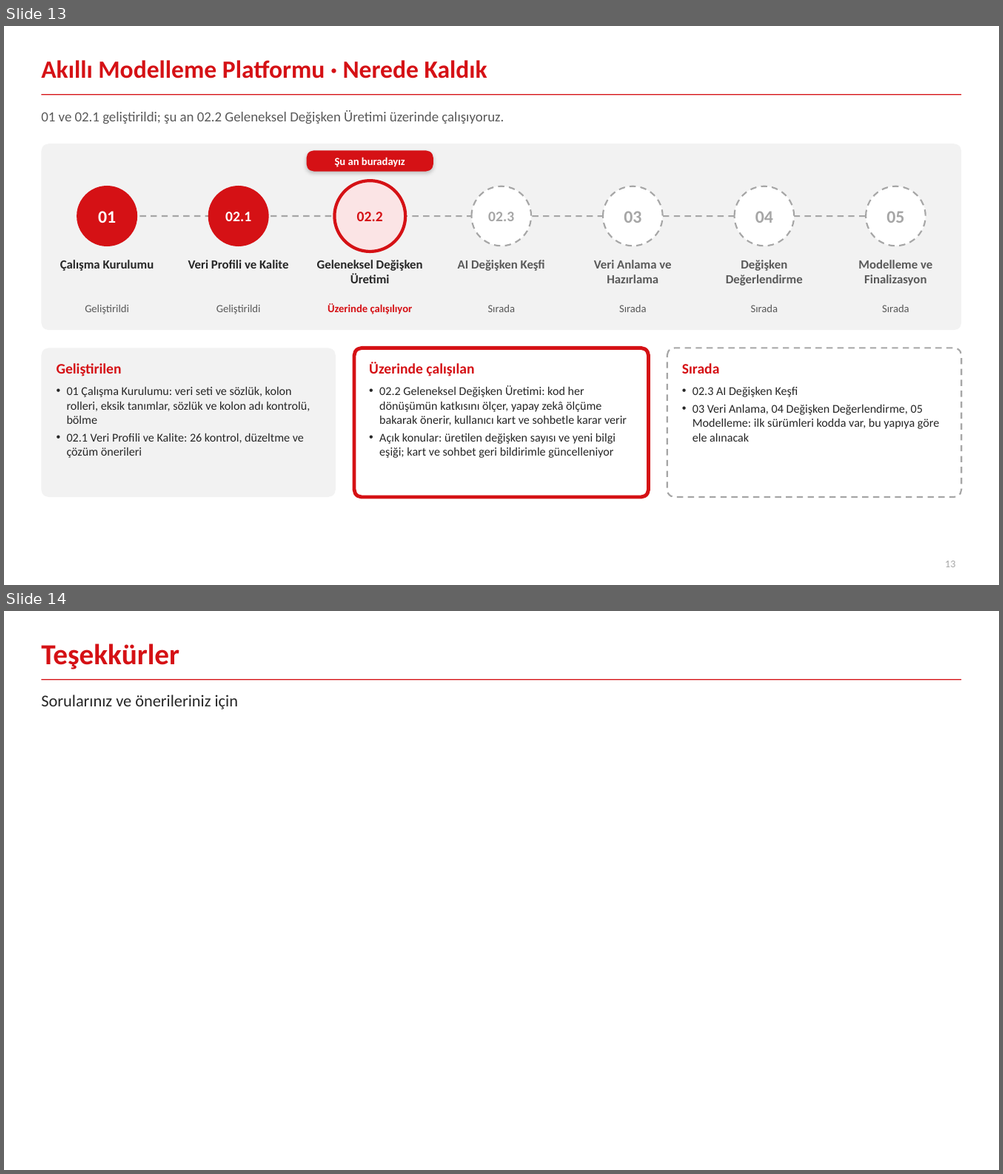
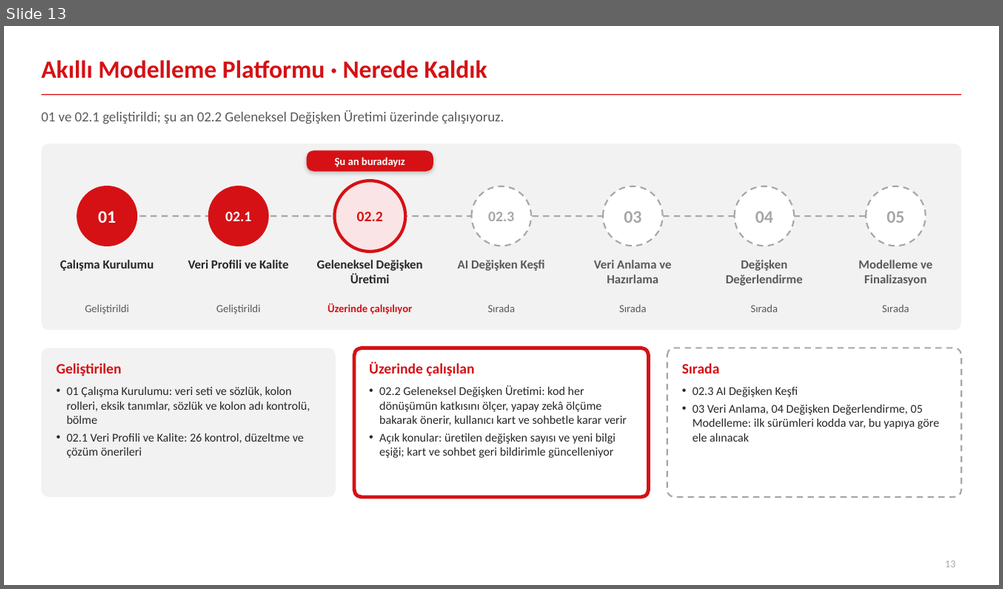
Before and after one commit to canmergen/amp, a slide deck: analitik_modelleme_platformu_GUNCEL/sunum/Akilli_Modelleme_Platformu_Sunum.pptx. Shown one above the other, each under a label of ours: slides 13 and 14 before the commit, slide 13 after it. The pictures are 1003x1174 and 1003x589 pixels, drawn with LibreOffice and Linux fonts; fonts in the diff are those of the drawing. Boxes give left, top, right and bottom in pixels: in the first picture for what was removed or moved away, otherwise in the second. Text is boxed around its words. In the diff, an @@ line names an element or a change of style, - is before the commit and + after.

```diff
--- a/analitik_modelleme_platformu_GUNCEL/sunum/Akilli_Modelleme_Platformu_Sunum.pptx
+++ b/analitik_modelleme_platformu_GUNCEL/sunum/Akilli_Modelleme_Platformu_Sunum.pptx
@@ slide 14 removed at box(4, 611, 999, 1170), background #FFFFFF; not listed: 1 template element that a slide beside it also shows @@
@@ title removed at box(41, 644, 179, 669) @@
-Teşekkürler
@@ text removed at box(41, 695, 238, 709) @@
-Sorularınız ve önerileriniz için
```
Also in this commit, not shown: 1 slide changed, 1 slide added, 1 other file.
